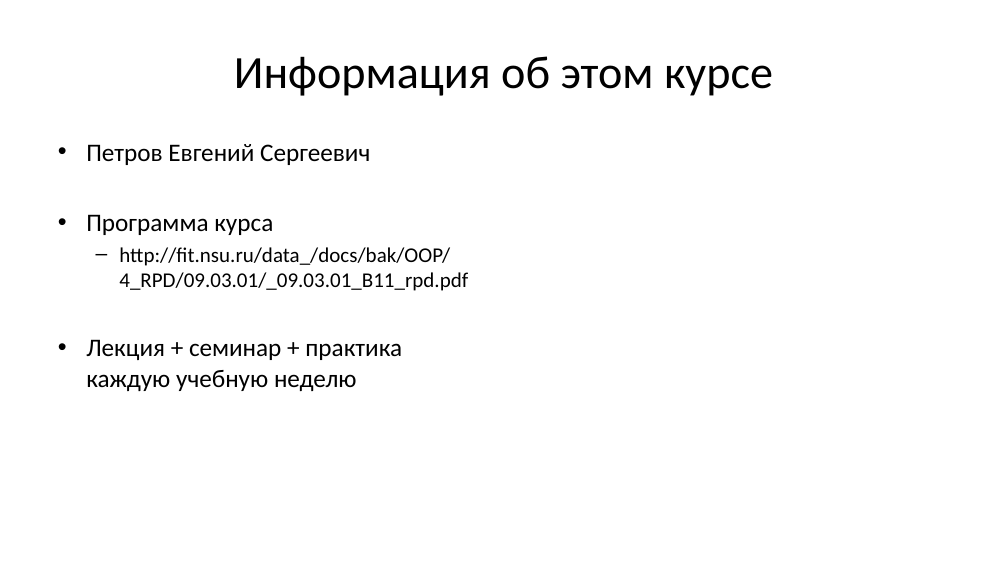
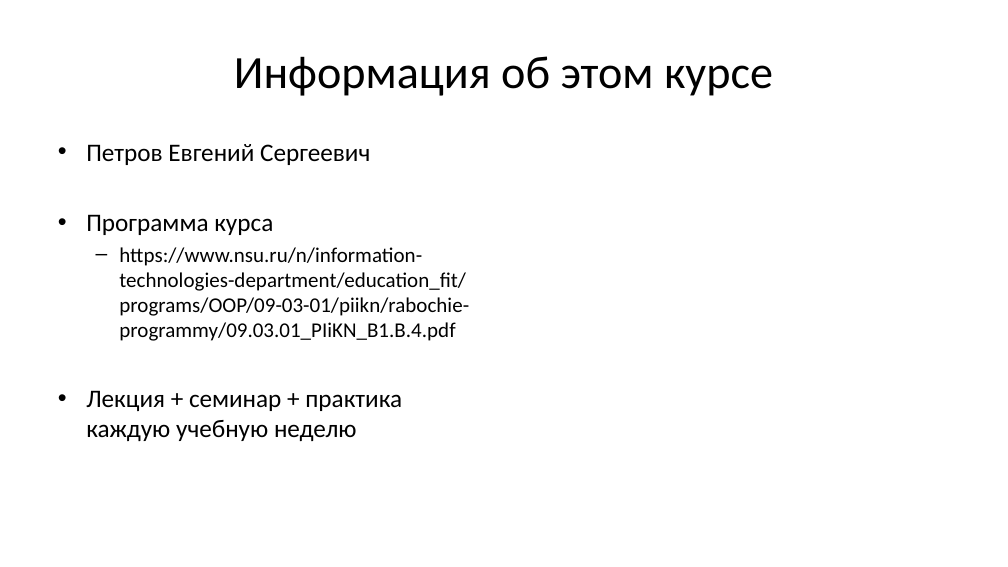
Before and after one commit to Evgueni-Petrov-aka-espetrov/Algorithms-and-Programming-in-C-pptx, a slide deck: slide 6 of 01 Понятие программы.pptx. Drawn at 1008x567 pixels with LibreOffice and Linux fonts; fonts in the diff are those of the drawing. Boxes give left, top, right and bottom in pixels: in the first picture for what was removed or moved away, otherwise in the second. Text is boxed around its words. In the diff, an @@ line names an element or a change of style, - is before the commit and + after.

```diff
--- a/01 Понятие программы.pptx
+++ b/01 Понятие программы.pptx
@@ text at bbox=[119, 247, 469, 341]: text changed @@
-  – http://fit.nsu.ru/data_/docs/bak/OOP/4_RPD/09.03.01/_09.03.01_B11_rpd.pdf
+  – https://www.nsu.ru/n/information-technologies-department/education_fit/programs/OOP/09-03-01/piikn/rabochie-programmy/09.03.01_PIiKN_B1.B.4.pdf
```
Also in this commit, not shown: 2 other slides changed.
